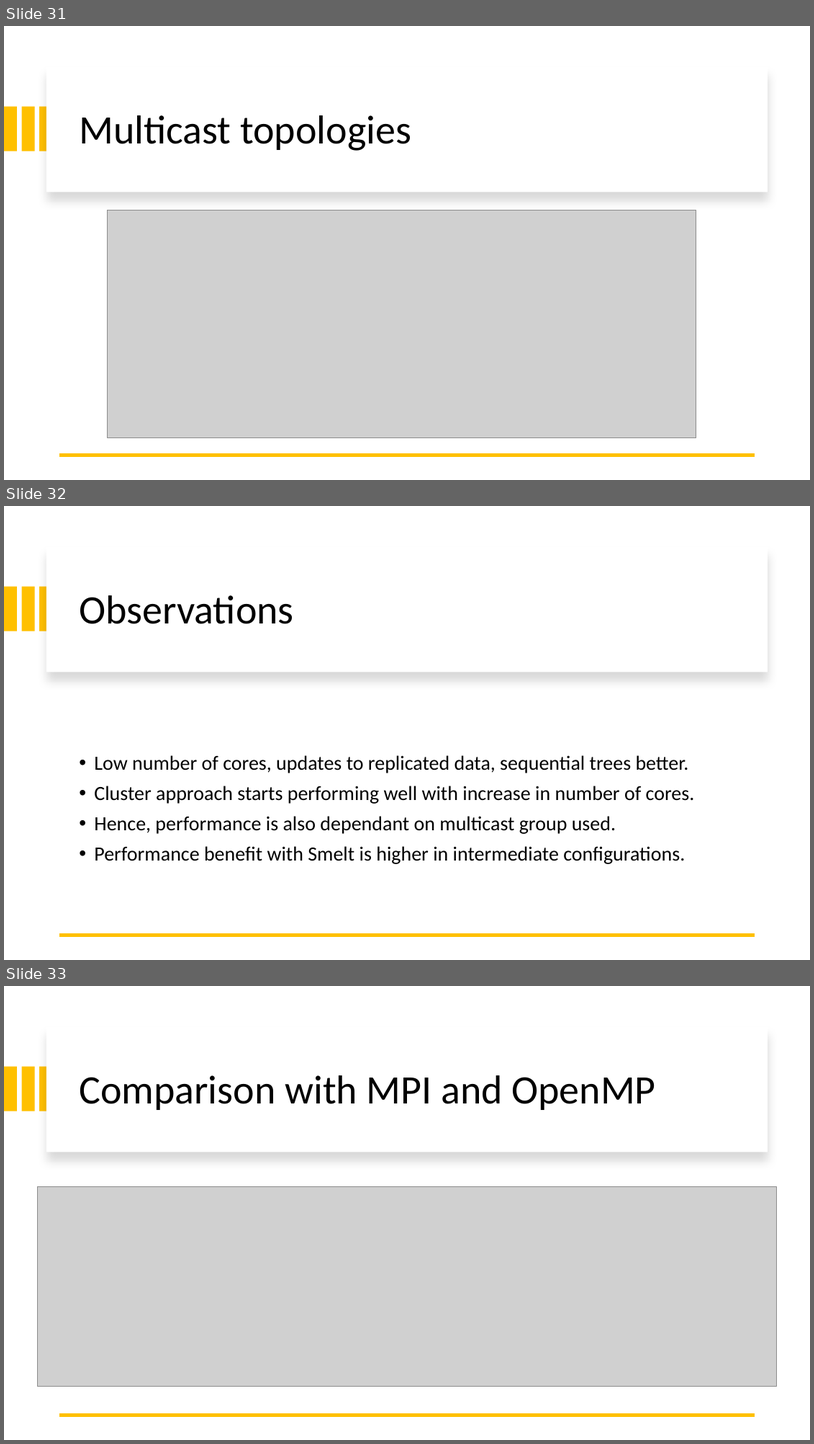
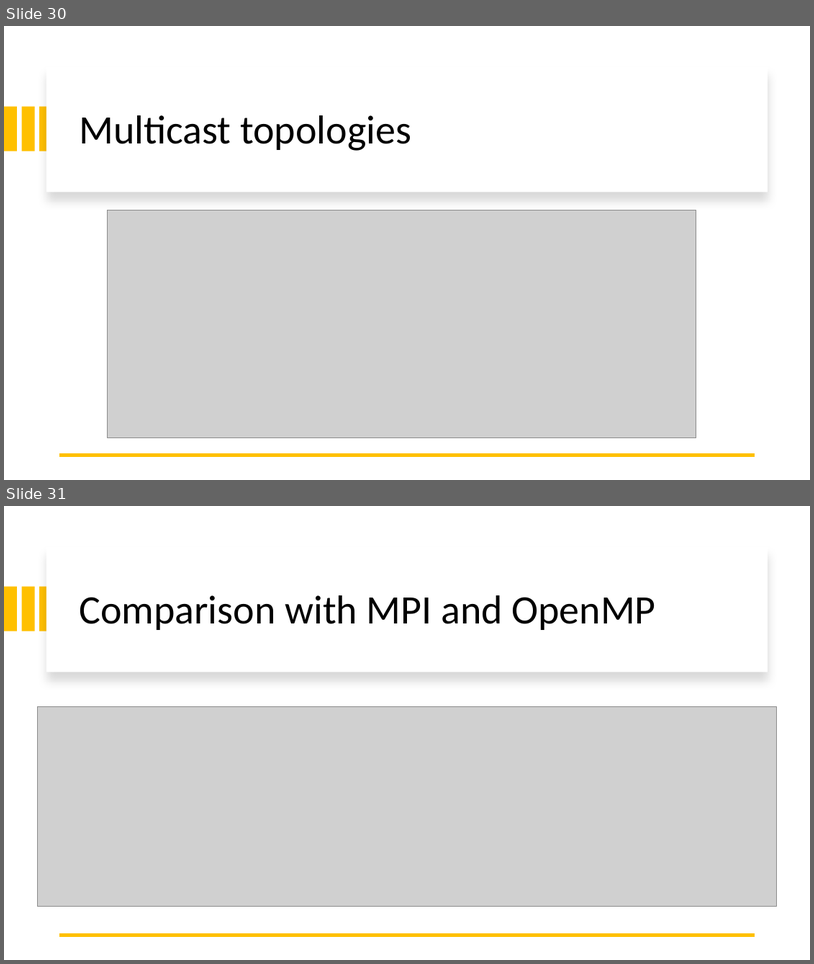
Before and after one commit to anveshmuppeda/Presentations, a slide deck: MABT_PPT.pptx. Shown one above the other, each under a label of ours: slides 31, 32 and 33 before the commit, slides 30 and 31 after it. The pictures are 814x1444 and 814x964 pixels, drawn with LibreOffice and Linux fonts; fonts in the diff are those of the drawing; grey boxes stand for pictures. Boxes give left, top, right and bottom in pixels: in the first picture for what was removed or moved away, otherwise in the second. Text is boxed around its words. In the diff, an @@ line names an element or a change of style, - is before the commit and + after.

```diff
--- a/MABT_PPT.pptx
+++ b/MABT_PPT.pptx
@@ slide 32 removed at [4, 506, 810, 960], background #FFFFFF @@
@@ rectangle removed at [46, 546, 768, 672] @@
@@ rectangle removed at [4, 587, 17, 631] @@
@@ rectangle removed at [21, 587, 34, 631] @@
@@ rectangle removed at [40, 587, 52, 631] @@
@@ title removed at [79, 595, 294, 624] @@
-Observations
@@ text removed at [94, 755, 695, 864] @@
-• Low number of cores, updates to replicated data, sequential trees better.
-• Cluster approach starts performing well with increase in number of cores.
-• Hence, performance is also dependant on multicast group used.
-• Performance benefit with Smelt is higher in intermediate configurations.
@@ line removed from (756, 935) to (59, 935) @@
@@ what was slide 31 is now slide 30 @@
@@ what was slide 33 is now slide 31 @@
```
Also in this commit, not shown: 1 slide changed, 4 slides added, 3 other slides removed.
